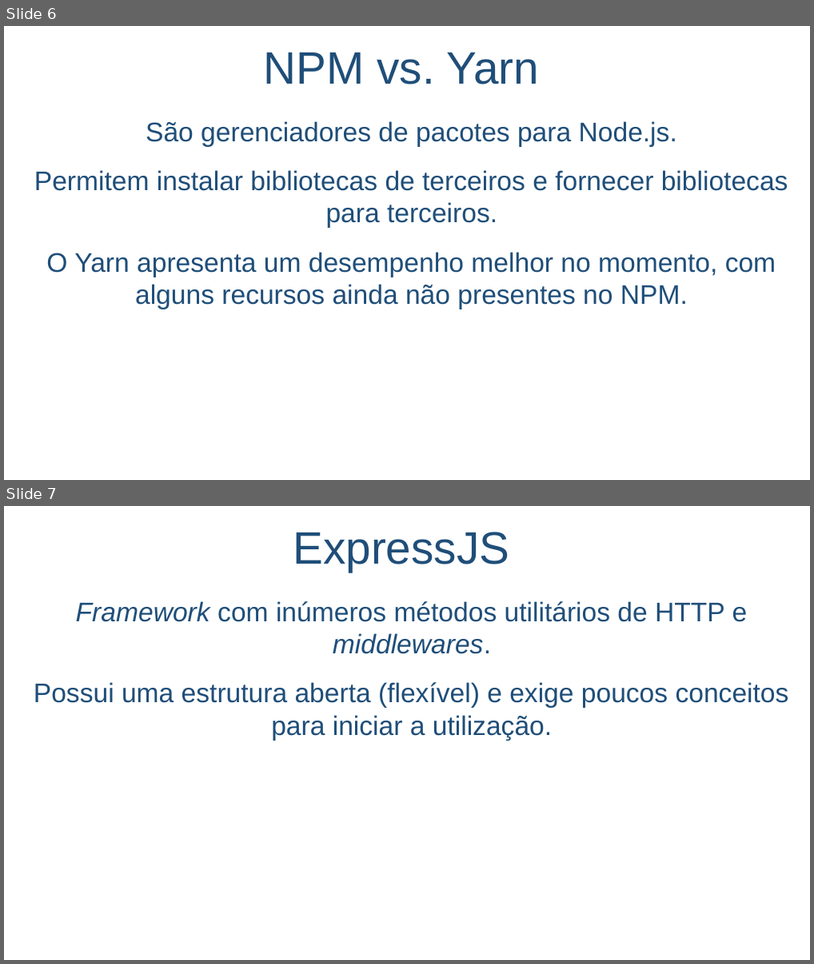
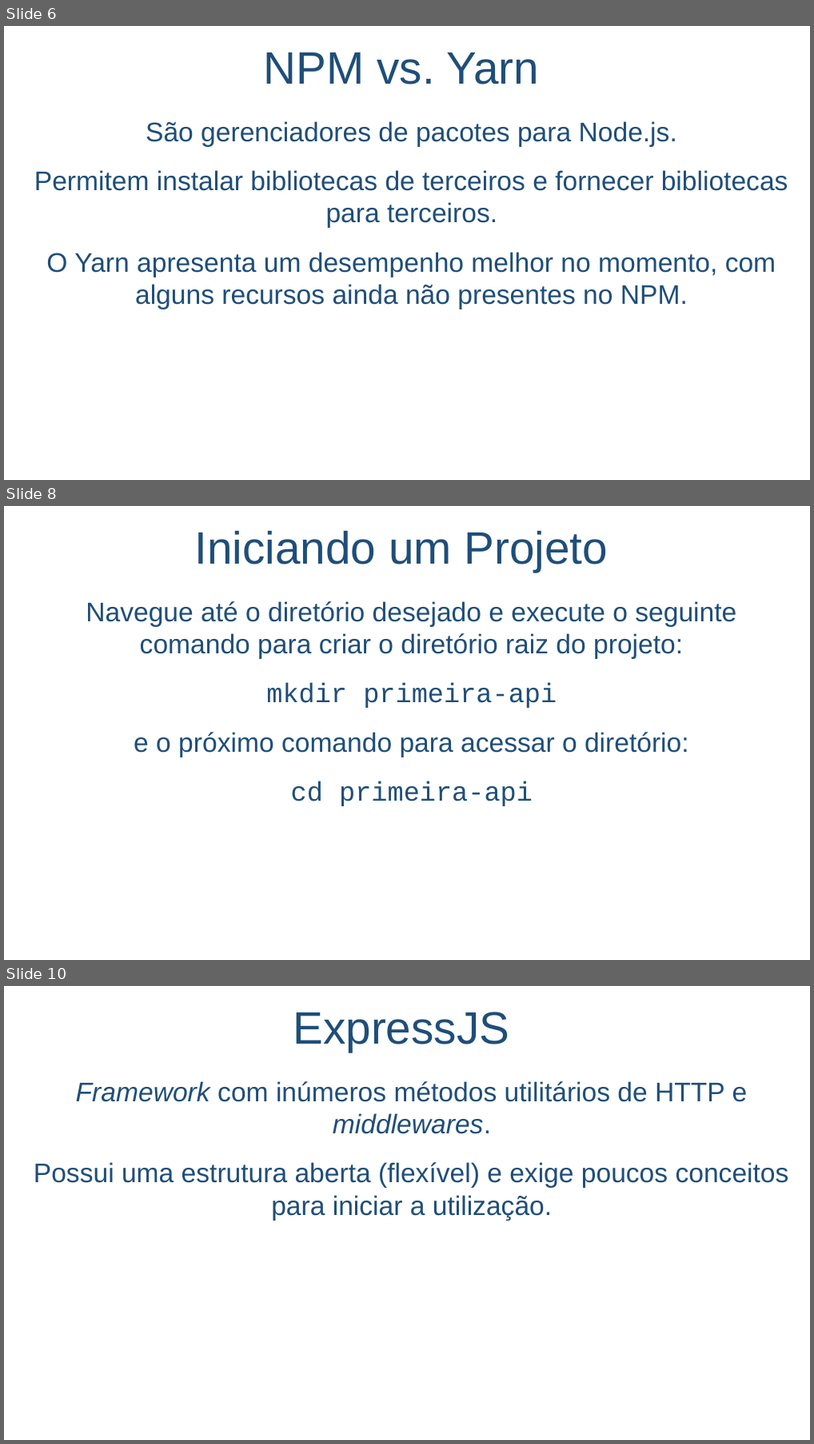
Before and after one commit to salmo-jr/public-slides, a slide deck: node-js.pptx. Shown one above the other, each under a label of ours: slides 6 and 7 before the commit, slides 6, 8 and 10 after it; the slides between them are not shown. The pictures are 814x964 and 814x1444 pixels, drawn with LibreOffice and Linux fonts; fonts in the diff are those of the drawing; background and template pictures are left out. Boxes give left, top, right and bottom in pixels: in the first picture for what was removed or moved away, otherwise in the second. Text is boxed around its words. In the diff, an @@ line names an element or a change of style, - is before the commit and + after.

```diff
--- a/node-js.pptx
+++ b/node-js.pptx
@@ slide 8 added at (4, 506, 810, 960), background picture (left out) @@
@@ text added at (195, 531, 609, 572), 54 pt, text #1F4E79 @@
+Iniciando um Projeto
@@ text added at (86, 601, 737, 806), 32 pt, text #1F4E79 @@
+Navegue até o diretório desejado e execute o seguinte comando para criar o diretório raiz do projeto:
+mkdir primeira-api
+e o próximo comando para acessar o diretório:
+cd primeira-api
@@ what was slide 7 is now slide 10 @@
```
Also in this commit, not shown: 2 slides changed, 4 other slides added.
